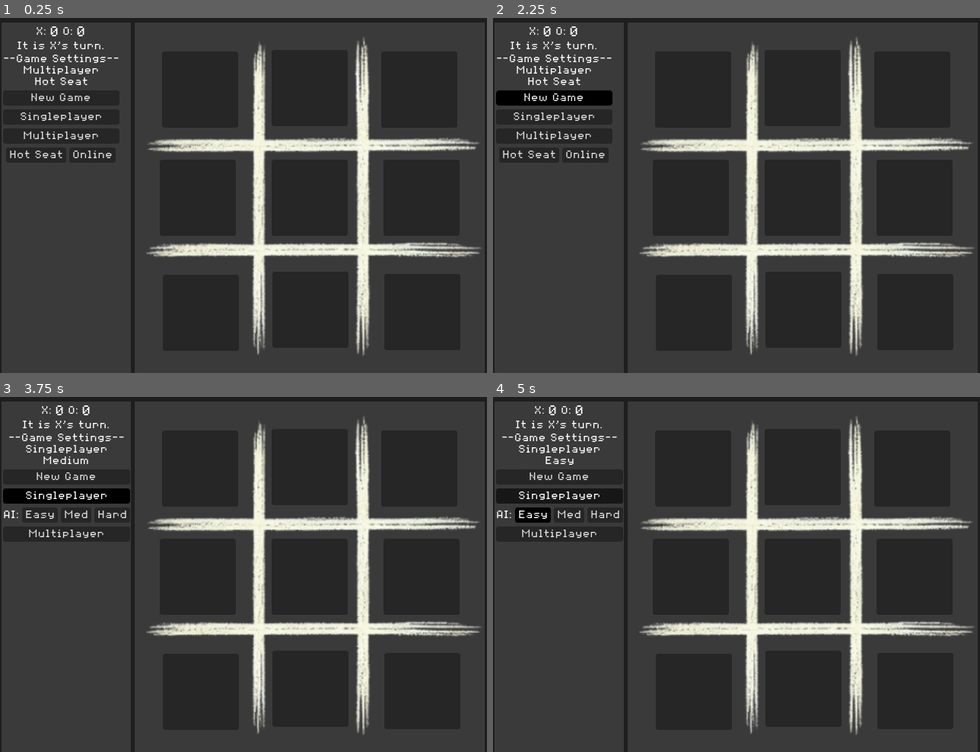
Above: before the commit, frames 1-4 (two rows, left to right).
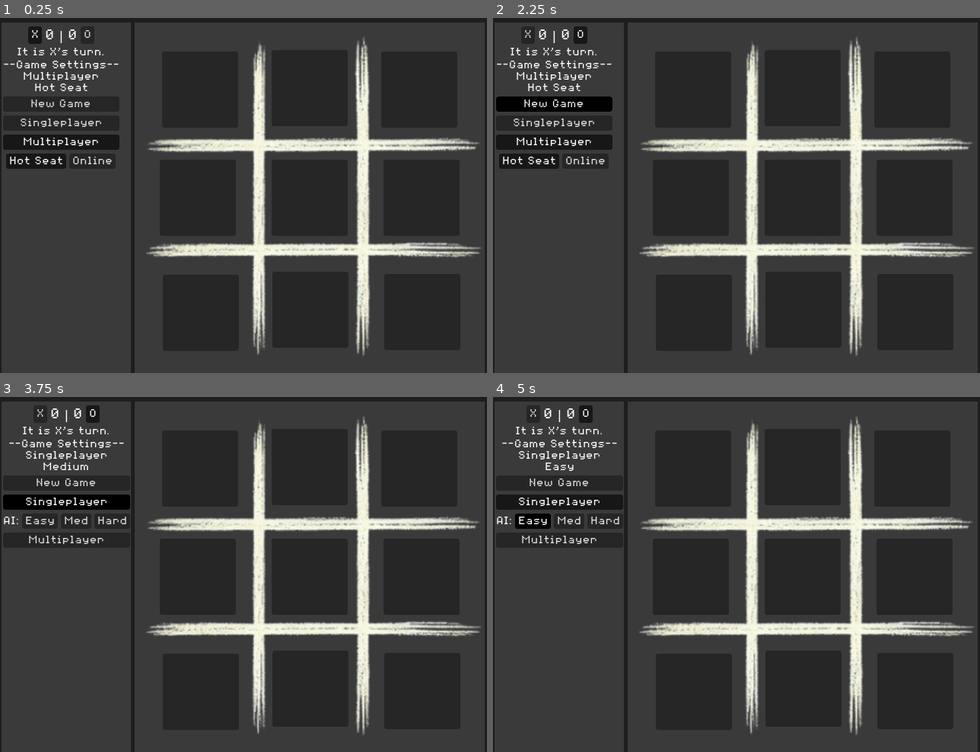
Above: after the commit, the same moments.

Repository: montyplexer/Multiplayer-TicTacToe
Game: Godot game, scene res://scenes/tictactoe.tscn
Two runs of this game, one before a commit and one after it. Both use one fixed random seed, a clock stepped at 60 frames per second and the inputs below.
Inputs (mouse positions are in pixels of both pictures, inside the frame that each line leads up to):
- Up to frame 1 (0.25 s): no input
- Up to frame 2 (2.25 s): click (527, 35) at 0.5 s, where only the run after the commit has a clickable "X"; click (580, 35) at 1.25 s, where only the run after the commit has a clickable "O"; click "New Game" at 2 s
- Up to frame 3 (3.75 s): click "New Game" at 2.75 s; click "Singleplayer" at 3.5 s
- Up to frame 4 (5 s): click "Easy" at 4.25 s

The runs differ from the first frame. In frame 1, 2.7% of the frame differs, in the area x 0-25%, y 2-43%; in frame 2, 3.5%; in frame 3, 3.2%; in frame 4, 3.0%.

Commit message:
Organized code by function. Began adding AI logic.

Diff:
--- a/scenes/tictactoe.tscn
+++ b/scenes/tictactoe.tscn
@@ -1,9 +1,10 @@
-[gd_scene load_steps=11 format=3 uid="uid://btsfyr1pfjqqo"]
+[gd_scene load_steps=12 format=3 uid="uid://btsfyr1pfjqqo"]
 
 [ext_resource type="Script" path="res://scripts/tictactoe.gd" id="1_bgwui"]
 [ext_resource type="Texture2D" uid="uid://be8orxy311cid" path="res://assets/tic-tac-toe grid 450 450.png" id="1_finjc"]
 [ext_resource type="Texture2D" uid="uid://k1toe3m1lsgh" path="res://assets/tic-tac-toe X.png" id="2_3i46w"]
 [ext_resource type="Theme" uid="uid://vi5t1tysmcik" path="res://style/ui_theme.tres" id="2_8lb4p"]
+[ext_resource type="ButtonGroup" uid="uid://ca52if56u0yin" path="res://style/PlayerPieceButtonGroup.tres" id="3_at2ph"]
 [ext_resource type="ButtonGroup" uid="uid://vx0ch4wr45ci" path="res://style/GameModeButtonGroup.tres" id="3_ij2hq"]
 [ext_resource type="Texture2D" uid="uid://d0pqhfsubbnos" path="res://assets/tic-tac-toe O.png" id="3_v03ef"]
 [ext_resource type="PackedScene" uid="uid://cms4s20g8g7y6" path="res://scenes/tile.tscn" id="4_4phu3"]
@@ -86,11 +87,14 @@
 layout_mode = 2
 alignment = 1
 
-[node name="XScoreTitleLabel" type="Label" parent="VBoxTitleBar/HBoxScoreAndGrid/InfoRect/MarginContainer/InfoContainer/ScoreContainer"]
+[node name="XScoreTitleButton" type="Button" parent="VBoxTitleBar/HBoxScoreAndGrid/InfoRect/MarginContainer/InfoContainer/ScoreContainer"]
 layout_mode = 2
 size_flags_horizontal = 4
 theme = ExtResource("2_8lb4p")
-text = "X:"
+toggle_mode = true
+button_pressed = true
+button_group = ExtResource("3_at2ph")
+text = "X"
 
 [node name="XScoreLabel" type="Label" parent="VBoxTitleBar/HBoxScoreAndGrid/InfoRect/MarginContainer/InfoContainer/ScoreContainer"]
 unique_name_in_owner = true
@@ -99,10 +103,9 @@
 theme_override_font_sizes/font_size = 20
 text = "0"
 
-[node name="OScoreTitleLabel" type="Label" parent="VBoxTitleBar/HBoxScoreAndGrid/InfoRect/MarginContainer/InfoContainer/ScoreContainer"]
-layout_mode = 2
-theme = ExtResource("2_8lb4p")
-text = "O:"
+[node name="DividerLabel" type="Label" parent="VBoxTitleBar/HBoxScoreAndGrid/InfoRect/MarginContainer/InfoContainer/ScoreContainer"]
+layout_mode = 2
+text = "|"
 
 [node name="OScoreLabel" type="Label" parent="VBoxTitleBar/HBoxScoreAndGrid/InfoRect/MarginContainer/InfoContainer/ScoreContainer"]
 unique_name_in_owner = true
@@ -110,6 +113,13 @@
 theme = ExtResource("2_8lb4p")
 theme_override_font_sizes/font_size = 20
 text = "0"
+
+[node name="OScoreTitleButton" type="Button" parent="VBoxTitleBar/HBoxScoreAndGrid/InfoRect/MarginContainer/InfoContainer/ScoreContainer"]
+layout_mode = 2
+theme = ExtResource("2_8lb4p")
+toggle_mode = true
+button_group = ExtResource("3_at2ph")
+text = "O"
 
 [node name="TurnLabel" type="Label" parent="VBoxTitleBar/HBoxScoreAndGrid/InfoRect/MarginContainer/InfoContainer"]
 unique_name_in_owner = true
@@ -173,6 +183,7 @@
 layout_mode = 2
 theme = ExtResource("2_8lb4p")
 toggle_mode = true
+button_pressed = true
 button_group = ExtResource("3_ij2hq")
 text = "Multiplayer"
 
@@ -185,6 +196,7 @@
 layout_mode = 2
 theme = ExtResource("2_8lb4p")
 toggle_mode = true
+button_pressed = true
 button_group = ExtResource("5_sgdy3")
 text = "Hot Seat"
 
@@ -296,6 +308,8 @@
 position = Vector2(373, 375)
 id = Vector2(2, 2)
 
+[connection signal="pressed" from="VBoxTitleBar/HBoxScoreAndGrid/InfoRect/MarginContainer/InfoContainer/ScoreContainer/XScoreTitleButton" to="." method="_on_x_score_title_button_pressed"]
+[connection signal="pressed" from="VBoxTitleBar/HBoxScoreAndGrid/InfoRect/MarginContainer/InfoContainer/ScoreContainer/OScoreTitleButton" to="." method="_on_o_score_title_button_pressed"]
 [connection signal="pressed" from="VBoxTitleBar/HBoxScoreAndGrid/InfoRect/MarginContainer/InfoContainer/NewGameButton" to="." method="_on_new_game_button_pressed"]
 [connection signal="pressed" from="VBoxTitleBar/HBoxScoreAndGrid/InfoRect/MarginContainer/InfoContainer/SingleplayerButton" to="." method="_on_singleplayer_button_pressed"]
 [connection signal="pressed" from="VBoxTitleBar/HBoxScoreAndGrid/InfoRect/MarginContainer/InfoContainer/SingleplayerSettingsBox/AIEasyButton" to="." method="_on_ai_easy_button_pressed"]
--- a/scripts/global.gd
+++ b/scripts/global.gd
@@ -3,6 +3,7 @@
 signal end_turn_signal(tile_id: Vector2)
 signal end_game_signal()
 signal new_game_signal()
+signal started_game_signal()
 
 enum PLAYER { X, O }
 var turn: int = PLAYER.X
@@ -14,6 +15,8 @@
 	var game_mode: String = "Multiplayer"
 	var multiplayer_mode: String = "Hot Seat"
 	var ai_difficulty: String = "Medium"
+	var player_piece: String = "X"
+	var opponent_piece: String = "O"
 
 func _init():
 	for players in PLAYER:
--- a/scripts/tictactoe.gd
+++ b/scripts/tictactoe.gd
@@ -5,9 +5,9 @@
 var rows: int = 3
 var cols: int = 3
 
-## Create new empty board
-func _init():
-	pass
+# ------------------------
+# --- START-UP & RESET ---
+# ------------------------
 
 # Called when the node enters the scene tree for the first time.
 func _ready():
@@ -19,16 +19,16 @@
 		for c in cols:
 			grid[r].append(".")
 
-# Called every frame. 'delta' is the elapsed time since the previous frame.
-func _process(_delta):
-	pass
-
 func clear_board():
 	for r in rows:
 		for c in cols:
 			grid[r][c] = "."
 
-## Return a string to print to the output
+# -------------
+# --- DEBUG ---
+# -------------
+
+## Return a string representation of the current board
 func grid_to_string():
 	var ttt = ""
 	for r in rows:
@@ -38,19 +38,95 @@
 			ttt += '\n'
 	return ttt
 
+# ---------------------------------------------
+# --- TURN-BASED MECHANICS & WIN CONDITIONS ---
+# ---------------------------------------------
+
 ## Check if a player has won
 func has_won(player: String):
 	for n in 3:
 		# Row Wins
-		if player == grid[n][0] and player == grid[n][1] and player == grid[n][2]: return true
+		if player == grid[n][0] and player == grid[n][1] and player == grid[n][2]:
+			print("r n=",str(n))
+			return true
 		# Col Wins
-		if player == grid[0][n] and player == grid[1][n] and player == grid[2][n]: return true
+		if player == grid[0][n] and player == grid[1][n] and player == grid[2][n]:
+			print("c n=",str(n))
+			return true
 	# Diagonal TL to BR Win
-	if player == grid[0][0] and player == grid[1][1] and player == grid[2][2]: return true
+	if player == grid[0][0] and player == grid[1][1] and player == grid[2][2]:
+		print("d1")
+		return true
 	# Diagonal TR to BL Win
-	if player == grid[0][2] and player == grid[1][1] and player == grid[0][2]: return true
+	if player == grid[0][2] and player == grid[1][1] and player == grid[2][0]:
+		print("d2")
+		return true
 	# No Win
 	return false
+
+## Check if there is a draw
+# TODO: make this function smarter
+func is_draw():
+	for r in rows:
+		for c in cols:
+			if grid[c][r] == '.':
+				return false
+	return true
+
+# Handle end of turn logic
+func end_turn(tile_id: Vector2):
+	var message: String
+
+	# Update grid
+	grid[tile_id.x][tile_id.y] = Global.ptos(Global.turn)
+
+	# Check for win
+	if has_won(Global.ptos(Global.turn)):
+		# Updated score
+		Global.scores[Global.turn] += 1
+		Global.end_game_signal.emit()
+
+		# Update UI Labels
+		ui_update_score_labels()
+		message = str(Global.ptos(Global.turn)," won!")
+		ui_update_turn_label(message)
+
+		# Debug
+		print(message)
+		print(grid_to_string())
+		return
+
+	# Check for a draw
+	print(str(is_draw()))
+	if is_draw():
+		Global.end_game_signal.emit()
+
+		# Update UI Labels
+		ui_update_score_labels()
+		message = "It's a draw!"
+		ui_update_turn_label(message)
+
+		# Debug
+		print(message)
+		print(grid_to_string())
+		return
+
+	# Move to next person's turn
+	if Global.turn == Global.PLAYER.X: Global.turn = Global.PLAYER.O
+	elif Global.turn == Global.PLAYER.O: Global.turn = Global.PLAYER.X
+	else: Global.turn = Global.PLAYER.X
+
+	# Update UI Labels
+	message = str("It is ",Global.ptos(Global.turn),"'s turn.")
+	ui_update_turn_label(message)
+
+	# Debug
+	print(message)
+	print(grid_to_string())
+
+# ------------------
+# --- UI UPDATES ---
+# ------------------
 
 func ui_update_settings():
 	ui_update_game_settings_label()
@@ -86,40 +162,9 @@
 func ui_update_turn_label(message: String):
 	%TurnLabel.text = message
 
-func end_turn(tile_id: Vector2):
-	var message: String
-
-	# Update grid
-	grid[tile_id.x][tile_id.y] = Global.ptos(Global.turn)
-
-	# Check for win
-	if has_won(Global.ptos(Global.turn)):
-		# Updated score
-		Global.scores[Global.turn] += 1
-		Global.end_game_signal.emit()
-
-		# Update UI Labels
-		ui_update_score_labels()
-		message = str(Global.ptos(Global.turn)," won!")
-		ui_update_turn_label(message)
-
-		# Debug
-		print(message)
-		print(grid_to_string())
-		return
-
-	# Move to next person's turn
-	if Global.turn == Global.PLAYER.X: Global.turn = Global.PLAYER.O
-	elif Global.turn == Global.PLAYER.O: Global.turn = Global.PLAYER.X
-	else: Global.turn = Global.PLAYER.X
-
-	# Update UI Labels
-	message = str("It is ",Global.ptos(Global.turn),"'s turn.")
-	ui_update_turn_label(message)
-
-	# Debug
-	print(message)
-	print(grid_to_string())
+# ----------------------
+# --- BUTTON SIGNALS ---
+# ----------------------
 
 # New Game Button
 func _on_new_game_button_pressed():
@@ -156,3 +201,36 @@
 func _on_ai_hard_button_pressed():
 	Global.game_settings.ai_difficulty = "Hard"
 	ui_update_settings()
+
+func _on_x_score_title_button_pressed():
+	Global.game_settings.player_piece = "X"
+	Global.game_settings.opponent_piece = "O"
+	ui_update_settings()
+
+func _on_o_score_title_button_pressed():
+	Global.game_settings.player_piece = "0"
+	Global.game_settings.opponent_piece = "X"
+	ui_update_settings()
+
+# ----------
+# --- AI ---
+# ----------
+
+func ai_make_move(ai_move: Vector2):
+	grid[ai_move.x][ai_move.y] = Global.game_settings.opponent_piece
+
+## Choose a random tile
+func ai_easy():
+	var open_tiles: Array = []
+	var ai_selection: Vector2
+	for r in rows:
+		for c in cols:
+			if grid[r][c] == ".":
+				open_tiles.append(Vector2(r,c))
+	return open_tiles[randi() % open_tiles.size()]
+
+func ai_medium():
+	pass
+
+func ai_hard():
+	pass
--- /dev/null
+++ b/style/PlayerPieceButtonGroup.tres
@@ -0,0 +1,3 @@
+[gd_resource type="ButtonGroup" format=3 uid="uid://ca52if56u0yin"]
+
+[resource]
